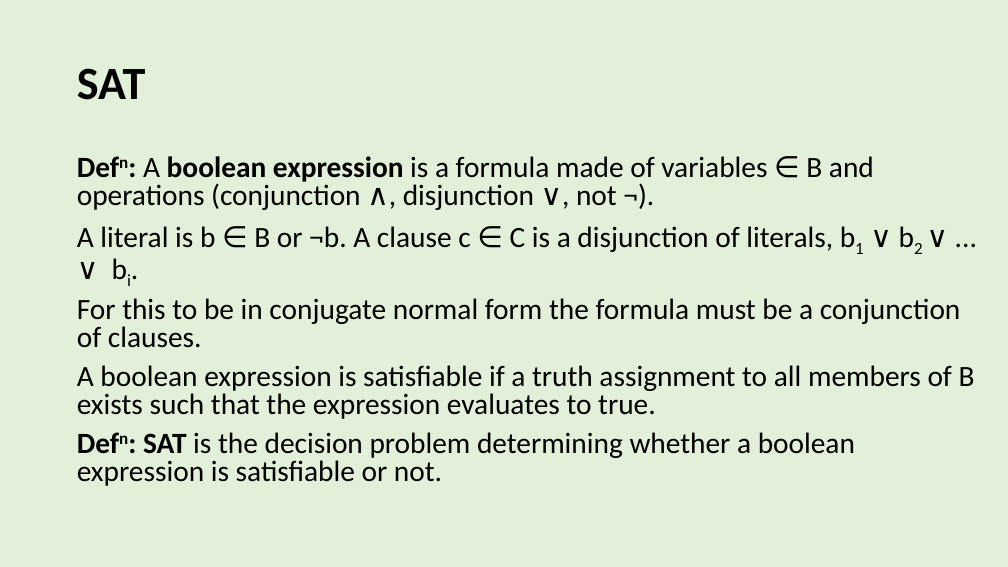
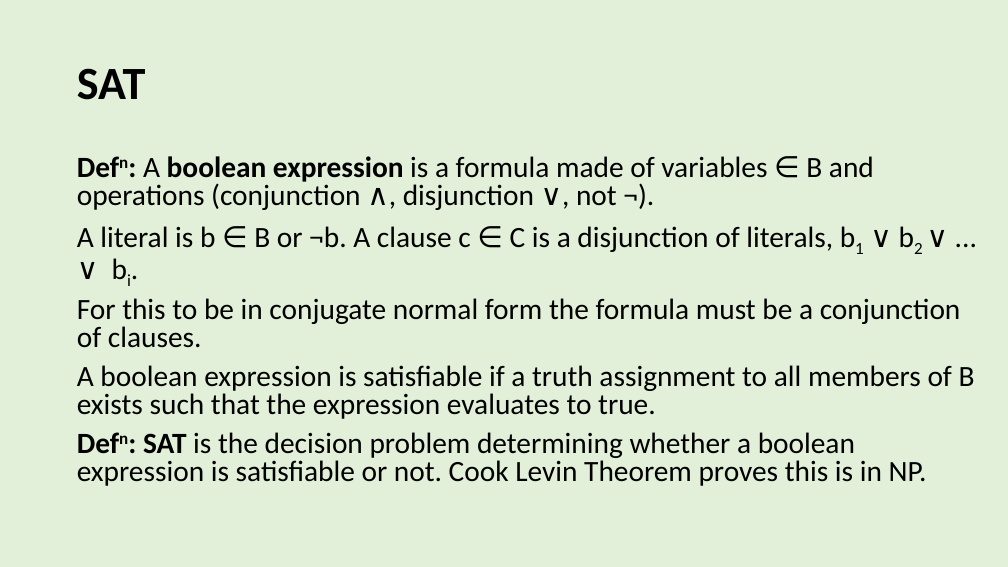
Before and after one commit to EveRoutledge/sudoku, a slide deck: slide 3 of Presentation/PresentationV2.pptx (slide 4 before the commit). Drawn at 1008x567 pixels with LibreOffice and Linux fonts; fonts in the diff are those of the drawing; background and template pictures are left out. Boxes give left, top, right and bottom in pixels: in the first picture for what was removed or moved away, otherwise in the second. Text is boxed around its words. In the diff, an @@ line names an element or a change of style, - is before the commit and + after.

```diff
--- a/Presentation/PresentationV2.pptx
+++ b/Presentation/PresentationV2.pptx
@@ text at (77, 432, 927, 486): text changed @@
-Defn: SAT is the decision problem determining whether a boolean expression is satisfiable or not.
+Defn: SAT is the decision problem determining whether a boolean expression is satisfiable or not. Cook Levin Theorem proves this is in NP.
```
Also in this commit, not shown: 1 other slide changed, 2 slides removed, 7 other files.
